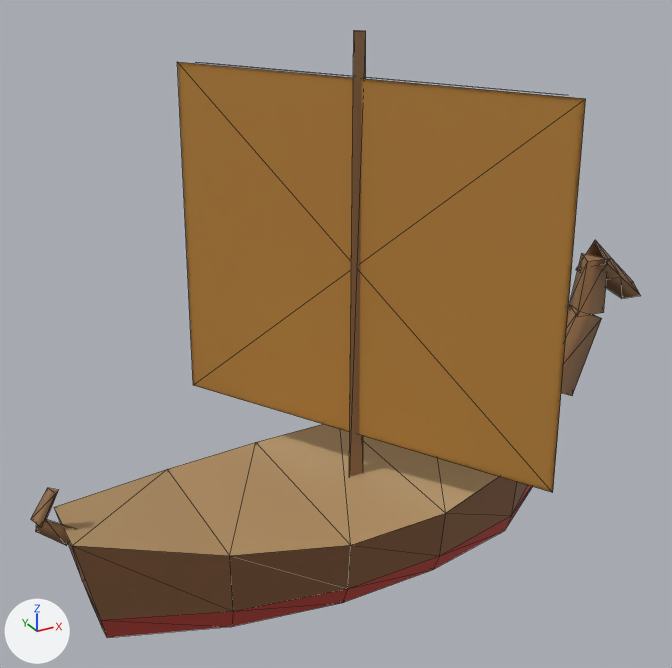
The glTF model public/harbour/kit/hull_fiat_hippos_boat_lod.glb, before and after one commit.
Before and after are seen from a 50 mm camera at (-5.35, -9.62, 7.97) aimed at (0.07, 0.23, 3.05). Every picture has the same lights, and +X, +Y and +Z are marked at lower left. The older version comes first. Mesh edges are drawn as thin lines. Where no turn or scale is listed for an object, it has been applied to the vertices. Vertices at exactly the same position are counted once.

In view in the first picture: 'lod'.
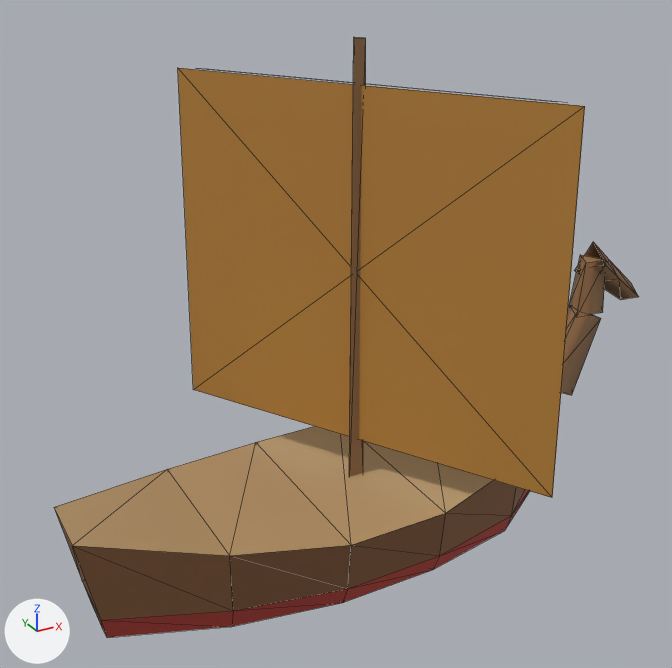
Where the newer file only moved an object's origin or applied its transform, the numbers keep the older frame.

Pixel boxes [x1, y1, x2, y2] of what changed, in the pictures (672 x 668 px; the box of a moved part takes in the faces that stretch with it):
'lod', reshaped: before [31, 30, 641, 638]; after [54, 37, 639, 638]
part 1 of me_lod, moved or reshaped: before [349, 30, 366, 477]; after [349, 37, 366, 477]
part 2 of me_lod, moved or reshaped: before [177, 62, 586, 493]; after [178, 68, 585, 498]
part 3 of me_lod, deleted (brown): before [31, 488, 59, 527]
part 4 of me_lod, deleted (brown): before [36, 519, 72, 545]

The edits, one by one:
me_lod is used by ob_lod; location (0.59, 0.0, 3.24).
me_lod had 95 vertices, 139 faces and spanned x -4.68..4.68, y -2.43..2.43, z -3.76..3.63.
me_lod now has 79 vertices, 121 faces and spans x -4.34..4.64, y -2.43..2.43, z -3.76..3.56.
me_lod part 1: the loose piece of 6 vertices spanning x -0.48..-0.25, y -0.07..0.13, z -2.62..3.63 is moved by (0.0, 0.0, -0.08).
me_lod part 2: the loose piece of 4 vertices spanning x -1.77..1.04, y -2.43..2.43, z -1.62..3.11 is moved by (0.0, 0.0, -0.07).
me_lod part 3: the loose piece of 6 vertices spanning x -4.68..-4.32, y -0.11..0.05, z -1.69..-1.23 is deleted.
me_lod part 4: the loose piece of 6 vertices spanning x -4.66..-4.19, y -0.07..0.13, z -2.01..-1.57 is deleted.
Other edits to the shape of me_lod do not show in these pictures.
